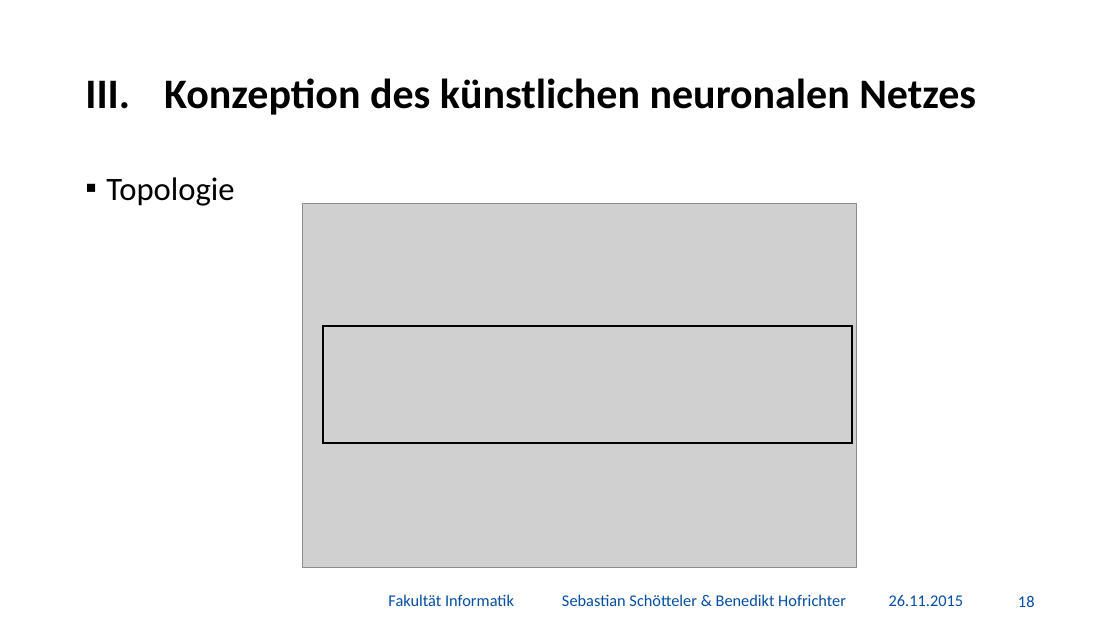
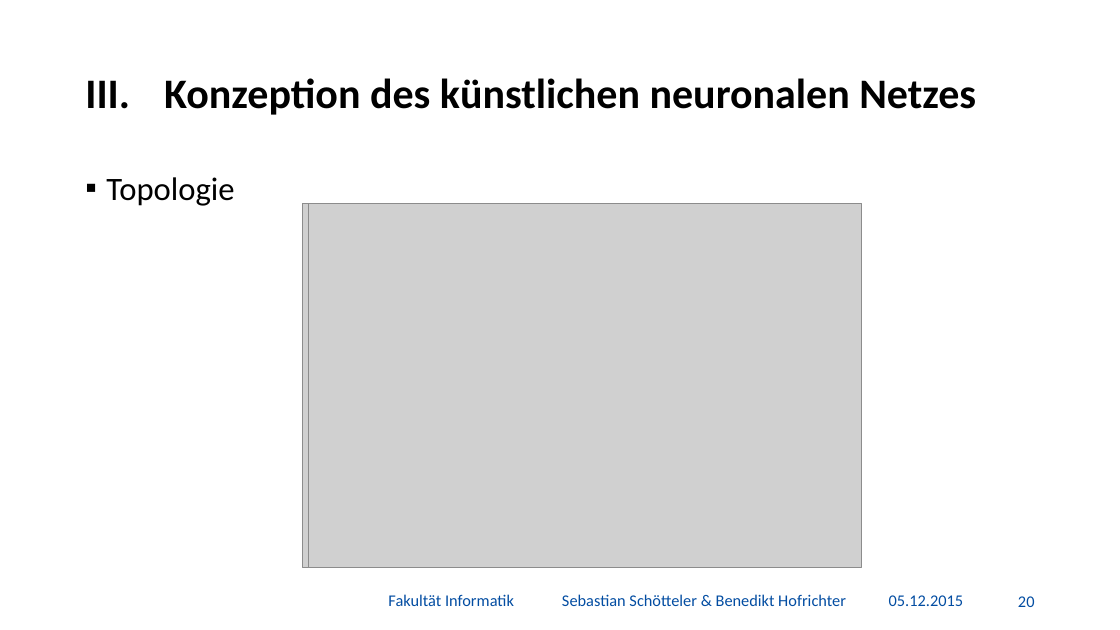
Before and after one commit to BenediktGitGit/soco15, a slide deck: slide 21 of 3b) Vortrag/Präsentation.pptx (slide 19 before the commit). Drawn at 1120x630 pixels with LibreOffice and Linux fonts; fonts in the diff are those of the drawing; grey boxes stand for pictures; background and template pictures are left out. Boxes give left, top, right and bottom in pixels: in the first picture for what was removed or moved away, otherwise in the second. Text is boxed around its words. In the diff, an @@ line names an element or a change of style, - is before the commit and + after.

```diff
--- a/3b) Vortrag/Präsentation.pptx
+++ b/3b) Vortrag/Präsentation.pptx
@@ picture added at bbox=[308, 203, 862, 568] @@
@@ rectangle removed at bbox=[323, 326, 852, 444] @@
@@ text at bbox=[889, 595, 963, 606]: text changed @@
-26.11.2015
+05.12.2015
@@ page number at bbox=[1018, 596, 1035, 607]: text changed @@
-18
+20
```
Also in this commit, not shown: 33 other slides changed, 4 slides added.
